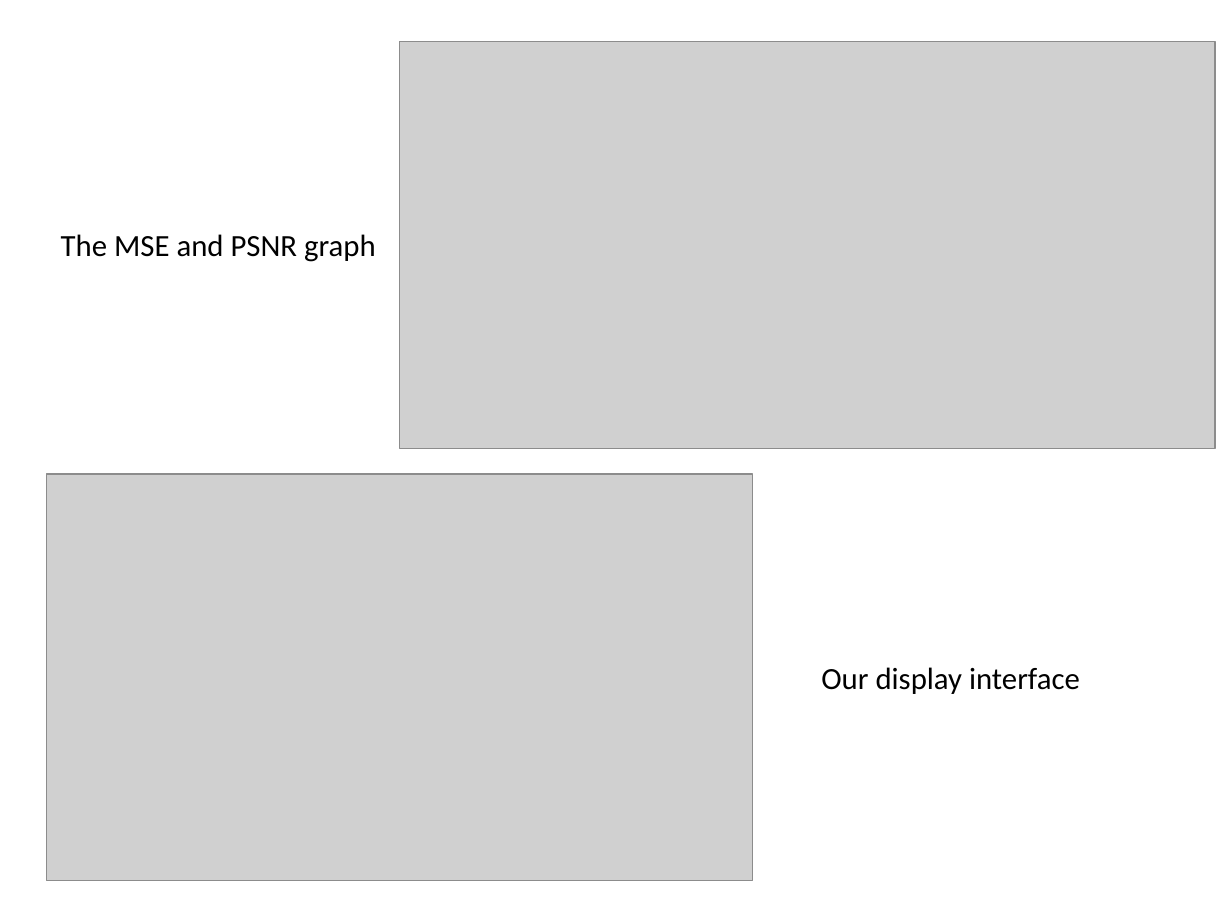
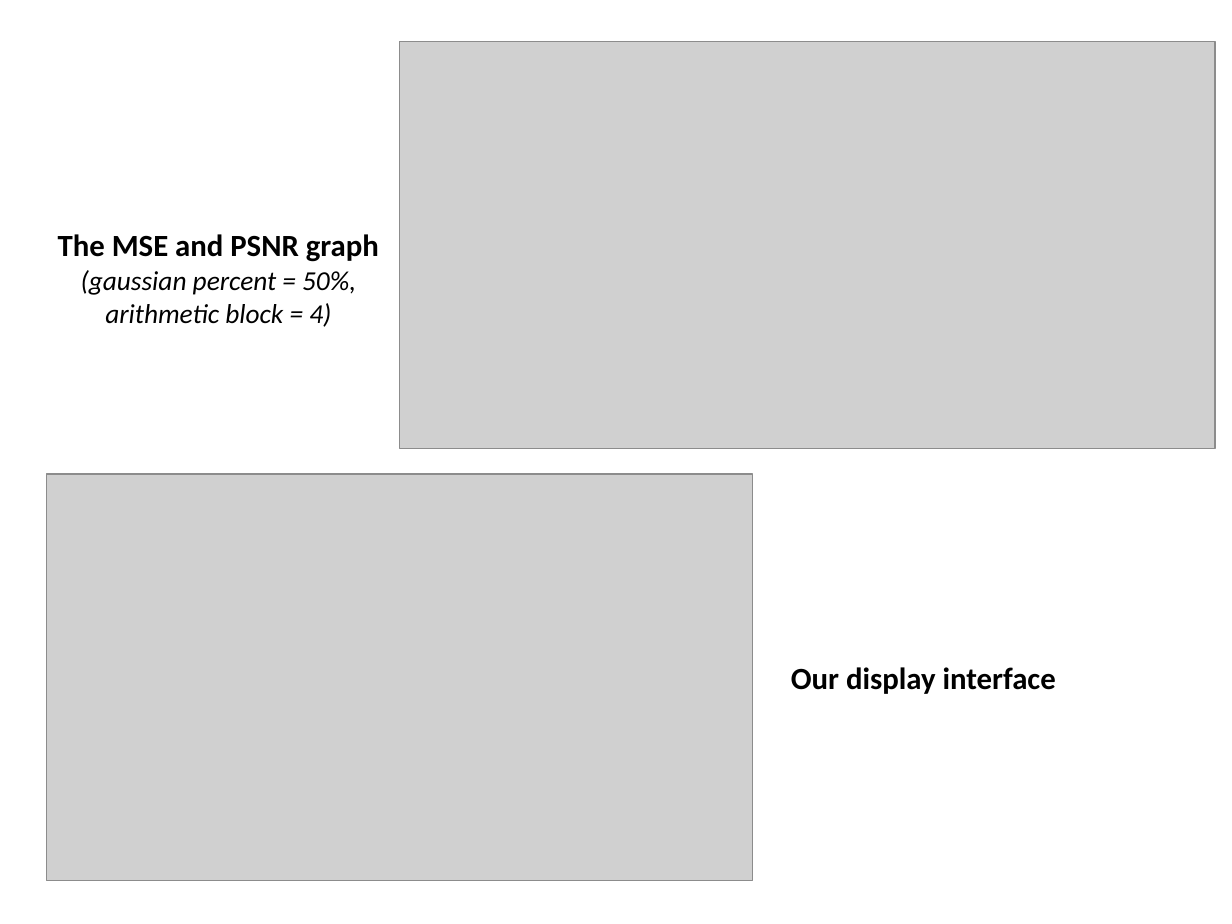
Before and after one commit to duynamrcv/image_compressor, a slide deck: slide 2 of doc/image_compressor.pptx. Drawn at 1232x924 pixels with LibreOffice and Linux fonts; fonts in the diff are those of the drawing; grey boxes stand for pictures. Boxes give left, top, right and bottom in pixels: in the first picture for what was removed or moved away, otherwise in the second. Text is boxed around its words. In the diff, an @@ line names an element or a change of style, - is before the commit and + after.

Commit message:
Update pptx

```diff
--- a/doc/image_compressor.pptx
+++ b/doc/image_compressor.pptx
@@ text at [58, 234, 379, 262]: bold on in "The MSE and PSNR graph" @@
@@ text at [81, 270, 356, 327]: paragraphs added @@
+(gaussian percent = 50%,
+arithmetic block = 4)
@@ text "Our display interface": place and size @@
-text "Our display interface" at [821, 667, 1080, 694]
+text "Our display interface" at [791, 667, 1056, 694]
@@ text "Our display interface" at [791, 667, 1056, 694]: bold on @@
```
Also in this commit, not shown: 1 other slide changed.
